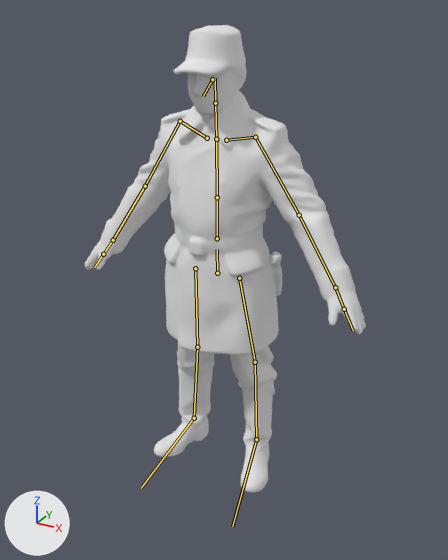
A saved change to the glTF model godot/modelos/animados/sargento.glb.
Both versions are drawn from a 50 mm camera at (1.091, -1.954, 1.834) aimed at (0.091, -0.136, 0.925). The lights are fixed; the arrows at lower left show +X, +Y and +Z. The first picture is the older version. The bones that bend it are drawn over the model as lines.

The first picture shows 'Cuerpo'.
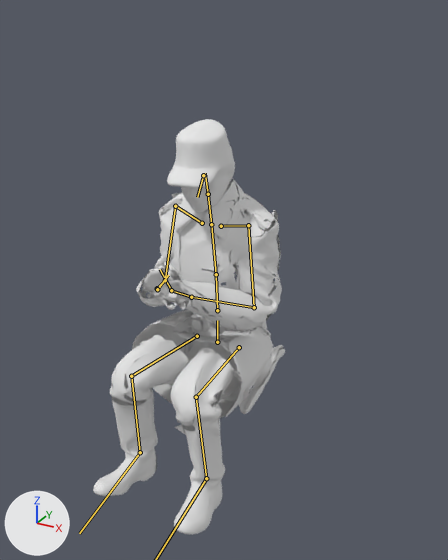
The newer file adds an action. The first version stands in its rest pose; the second is drawn at frame 32 of the action 'truco'.

Location of each change, [x1, y1, x2, y2] in pixels of the pictures (448 x 560 px):
'Cuerpo', posed (32% narrower, 11% shorter): before [84, 25, 366, 493]; after [93, 119, 285, 535]
bone 'cadera', root to tip: before (217, 273) to (217, 249); after (217, 342) to (217, 320)
bone 'columna', root to tip: before (217, 238) to (217, 197); after (217, 310) to (216, 274)
bone 'pecho', root to tip: before (217, 197) to (216, 139); after (216, 274) to (211, 224)
bone 'cabeza', root to tip: before (215, 103) to (215, 78); after (208, 194) to (205, 173)
bone 'brazo.L', root to tip: before (255, 137) to (299, 215); after (248, 225) to (254, 307)
bone 'antebrazo.L', root to tip: before (299, 215) to (335, 287); after (254, 307) to (191, 297)
bone 'mano.L', root to tip: before (335, 287) to (344, 309); after (191, 297) to (171, 290)
bone 'dedos.L', root to tip: before (344, 309) to (353, 330); after (171, 290) to (160, 269)
bone 'brazo.R', root to tip: before (180, 121) to (145, 186); after (175, 206) to (165, 280)
bone 'antebrazo.R', root to tip: before (145, 186) to (113, 240); after (165, 280) to (157, 288)
bone 'mano.R', root to tip: before (113, 240) to (103, 254); after (157, 288) to (157, 289)
bone 'dedos.R', root to tip: before (103, 254) to (94, 267); after (157, 289) to (168, 275)
bone 'muslo.L', root to tip: before (239, 278) to (255, 362); after (239, 347) to (196, 397)
bone 'pierna.L', root to tip: before (255, 362) to (256, 439); after (196, 397) to (206, 478)
bone 'muslo.R', root to tip: before (195, 268) to (197, 347); after (197, 336) to (131, 376)
bone 'pierna.R', root to tip: before (197, 347) to (194, 418); after (131, 376) to (140, 452)
bone 'pie.R', root to tip: before (194, 418) to (141, 488); after (140, 452) to (79, 533)

Diff of the bpy script that builds the scene:
```diff
--- a/godot/modelos/animados/sargento.glb.py
+++ b/godot/modelos/animados/sargento.glb.py
@@ bone_cadera @@
 bone_cadera = bpy.data.objects['Esqueleto'].pose.bones['cadera']
-bone_cadera.location = (0.0, 0.0, 0.0)
+bone_cadera.location = (0.0, -0.303, 0.0)
@@ bone_columna @@
 bone_columna = bpy.data.objects['Esqueleto'].pose.bones['columna']  # child of 'cadera'
-bone_columna.rotation_quaternion = (1.0, 0.0, 0.0, 0.0)  # degrees (0, 0, 0)
+bone_columna.rotation_quaternion = (0.999, 0.035, 0.0, 0.0)  # degrees (4, 0, 0)
@@ bone_pecho @@
 bone_pecho = bpy.data.objects['Esqueleto'].pose.bones['pecho']  # child of 'columna'
-bone_pecho.rotation_quaternion = (1.0, 0.0, 0.0, 0.0)  # degrees (0, 0, 0)
+bone_pecho.rotation_quaternion = (0.999, 0.035, 0.0, 0.0)  # degrees (4, 0, 0)
@@ bone_cabeza @@
 bone_cabeza = bpy.data.objects['Esqueleto'].pose.bones['cabeza']  # child of 'cuello'
-bone_cabeza.rotation_quaternion = (1.0, 0.0, 0.0, 0.0)  # degrees (0, 0, 0)
+bone_cabeza.rotation_quaternion = (0.998, 0.035, 0.052, -0.003)  # degrees (4, 6, 0)
@@ bone_brazo_l @@
 bone_brazo_l = bpy.data.objects['Esqueleto'].pose.bones['brazo.L']  # child of 'clavicula.L'
-bone_brazo_l.rotation_quaternion = (1.0, 0.0, 0.0, 0.0)  # degrees (0, 0, 0)
+bone_brazo_l.rotation_quaternion = (0.968, -0.23, 0.0, 0.103)  # degrees (-26, 3, 11)
@@ bone_antebrazo_l @@
 bone_antebrazo_l = bpy.data.objects['Esqueleto'].pose.bones['antebrazo.L']  # child of 'brazo.L'
-bone_antebrazo_l.rotation_quaternion = (1.0, 0.0, 0.0, 0.0)  # degrees (0, 0, 0)
+bone_antebrazo_l.rotation_quaternion = (0.506, 0.4, 0.328, -0.69)  # degrees (-6, 62, -111)
@@ bone_mano_l @@
 bone_mano_l = bpy.data.objects['Esqueleto'].pose.bones['mano.L']  # child of 'antebrazo.L'
-bone_mano_l.rotation_quaternion = (1.0, 0.0, 0.0, 0.0)  # degrees (0, 0, 0)
+bone_mano_l.rotation_quaternion = (0.902, 0.0, 0.432, 0.0)  # degrees (0, 51, 0)
@@ bone_dedos_l @@
 bone_dedos_l = bpy.data.objects['Esqueleto'].pose.bones['dedos.L']  # child of 'mano.L'
-bone_dedos_l.rotation_quaternion = (1.0, 0.0, 0.0, 0.0)  # degrees (0, 0, 0)
+bone_dedos_l.rotation_quaternion = (0.906, 0.423, 0.0, 0.0)  # degrees (50, 0, 0)
@@ bone_brazo_r @@
 bone_brazo_r = bpy.data.objects['Esqueleto'].pose.bones['brazo.R']  # child of 'clavicula.R'
-bone_brazo_r.rotation_quaternion = (1.0, 0.0, 0.0, 0.0)  # degrees (0, 0, 0)
+bone_brazo_r.rotation_quaternion = (0.974, -0.193, 0.0, -0.116)  # degrees (-22, -3, -13)
@@ bone_antebrazo_r @@
 bone_antebrazo_r = bpy.data.objects['Esqueleto'].pose.bones['antebrazo.R']  # child of 'brazo.R'
-bone_antebrazo_r.rotation_quaternion = (1.0, 0.0, 0.0, 0.0)  # degrees (0, 0, 0)
+bone_antebrazo_r.rotation_quaternion = (0.504, 0.38, -0.33, 0.702)  # degrees (-9, -60, 114)
@@ bone_mano_r @@
 bone_mano_r = bpy.data.objects['Esqueleto'].pose.bones['mano.R']  # child of 'antebrazo.R'
-bone_mano_r.rotation_quaternion = (1.0, 0.0, 0.0, 0.0)  # degrees (0, 0, 0)
+bone_mano_r.rotation_quaternion = (0.897, 0.0, -0.442, 0.0)  # degrees (0, -52, 0)
@@ bone_dedos_r @@
 bone_dedos_r = bpy.data.objects['Esqueleto'].pose.bones['dedos.R']  # child of 'mano.R'
-bone_dedos_r.rotation_quaternion = (1.0, 0.0, 0.0, 0.0)  # degrees (0, 0, 0)
+bone_dedos_r.rotation_quaternion = (0.906, 0.423, 0.0, 0.0)  # degrees (50, 0, 0)
@@ bone_muslo_l @@
 bone_muslo_l = bpy.data.objects['Esqueleto'].pose.bones['muslo.L']  # child of 'cadera'
-bone_muslo_l.rotation_quaternion = (1.0, 0.0, 0.0, 0.0)  # degrees (0, 0, 0)
+bone_muslo_l.rotation_quaternion = (-0.635, 0.756, 0.0, 0.159)  # degrees (-98, -14, -12)
@@ bone_pierna_l @@
 bone_pierna_l = bpy.data.objects['Esqueleto'].pose.bones['pierna.L']  # child of 'muslo.L'
-bone_pierna_l.rotation_quaternion = (1.0, 0.0, 0.0, 0.0)  # degrees (0, 0, 0)
+bone_pierna_l.rotation_quaternion = (0.589, 0.783, 0.0, 0.202)  # degrees (104, -18, 14)
@@ bone_pie_l @@
 bone_pie_l = bpy.data.objects['Esqueleto'].pose.bones['pie.L']  # child of 'pierna.L'
-bone_pie_l.rotation_quaternion = (1.0, 0.0, 0.0, 0.0)  # degrees (0, 0, 0)
+bone_pie_l.rotation_quaternion = (0.983, -0.141, 0.0, -0.115)  # degrees (-16, -2, -13)
@@ bone_muslo_r @@
 bone_muslo_r = bpy.data.objects['Esqueleto'].pose.bones['muslo.R']  # child of 'cadera'
-bone_muslo_r.rotation_quaternion = (1.0, 0.0, 0.0, 0.0)  # degrees (0, 0, 0)
+bone_muslo_r.rotation_quaternion = (-0.643, 0.752, 0.0, -0.144)  # degrees (-98, 13, 11)
@@ bone_pierna_r @@
 bone_pierna_r = bpy.data.objects['Esqueleto'].pose.bones['pierna.R']  # child of 'muslo.R'
-bone_pierna_r.rotation_quaternion = (1.0, 0.0, 0.0, 0.0)  # degrees (0, 0, 0)
+bone_pierna_r.rotation_quaternion = (0.606, 0.773, 0.0, -0.185)  # degrees (102, 17, -14)
@@ bone_pie_r @@
 bone_pie_r = bpy.data.objects['Esqueleto'].pose.bones['pie.R']  # child of 'pierna.R'
-bone_pie_r.rotation_quaternion = (1.0, 0.0, 0.0, 0.0)  # degrees (0, 0, 0)
+bone_pie_r.rotation_quaternion = (0.984, -0.16, 0.0, 0.081)  # degrees (-18, 1, 9)
```
